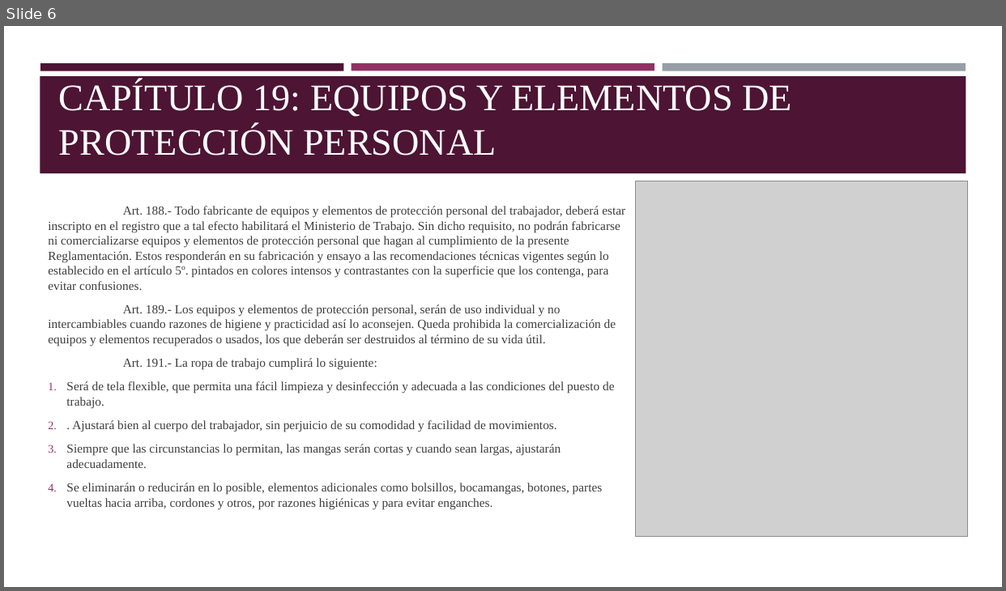
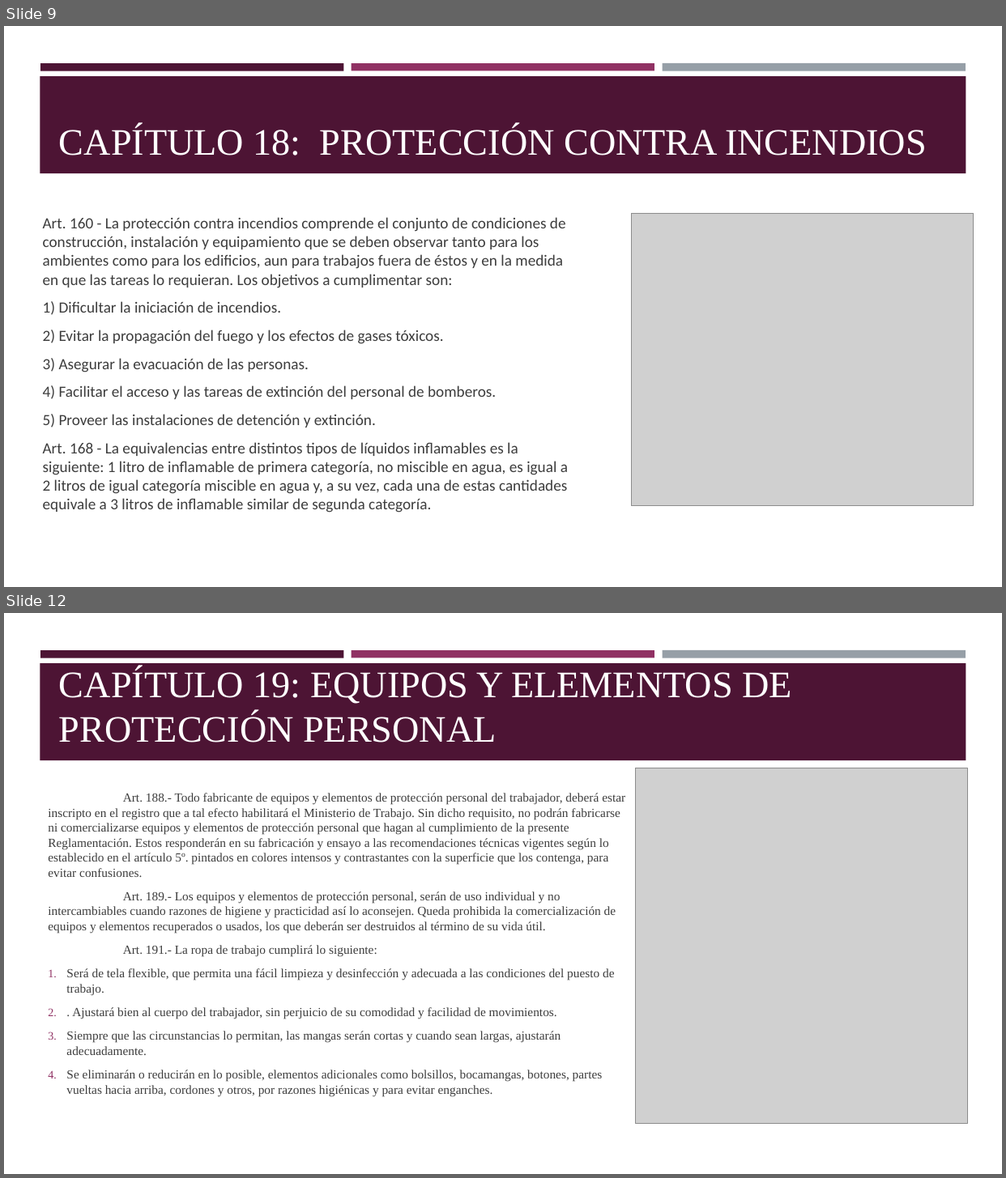
Before and after one commit to Cnsgnicole/doubik, a slide deck: TP LEY 19587 - Presentación de capítulos.pptx. Shown one above the other, each under a label of ours: slide 6 before the commit, slides 9 and 12 after it; the slides between them are not shown. The pictures are 1006x591 and 1006x1178 pixels, drawn with LibreOffice and Linux fonts; fonts in the diff are those of the drawing; grey boxes stand for pictures. Boxes give left, top, right and bottom in pixels: in the first picture for what was removed or moved away, otherwise in the second. Text is boxed around its words. In the diff, an @@ line names an element or a change of style, - is before the commit and + after.

```diff
--- a/TP LEY 19587 - Presentación de capítulos.pptx
+++ b/TP LEY 19587 - Presentación de capítulos.pptx
@@ slide 9 added at (4,26,1002,587), background #FFFFFF; not listed: 4 template elements that a slide beside it also shows @@
@@ title added at (59,126,927,156), 36 pt, text #FFFFFF @@
+CAPÍTULO 18: PROTECCIÓN CONTRA INCENDIOS
@@ text added at (43,217,568,513), 15 pt, text #3D3D3D @@
+Art. 160 - La protección contra incendios comprende el conjunto de condiciones de construcción, instalación y equipamiento que se deben observar tanto para los ambientes como para los edificios, aun para trabajos fuera de éstos y en la medida en que las tareas lo requieran. Los objetivos a cumplimentar son:
+1) Dificultar la iniciación de incendios.
+2) Evitar la propagación del fuego y los efectos de gases tóxicos.
+3) Asegurar la evacuación de las personas.
+4) Facilitar el acceso y las tareas de extinción del personal de bomberos.
+5) Proveer las instalaciones de detención y extinción.
+Art. 168 - La equivalencias entre distintos tipos de líquidos inflamables es la siguiente: 1 litro de inflamable de primera categoría, no miscible en agua, es igual a 2 litros de igual categoría miscible en agua y, a su vez, cada una de estas cantidades equivale a 3 litros de inflamable similar de segunda categoría.
@@ picture added at (632,213,974,506) @@
@@ what was slide 6 is now slide 12 @@
```
Also in this commit, not shown: 10 other slides added.
